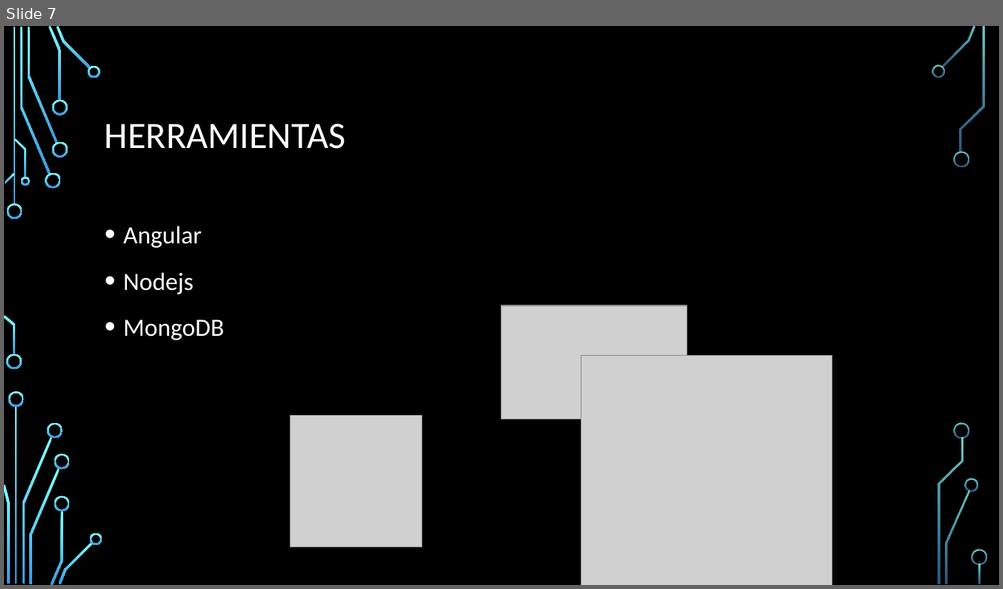
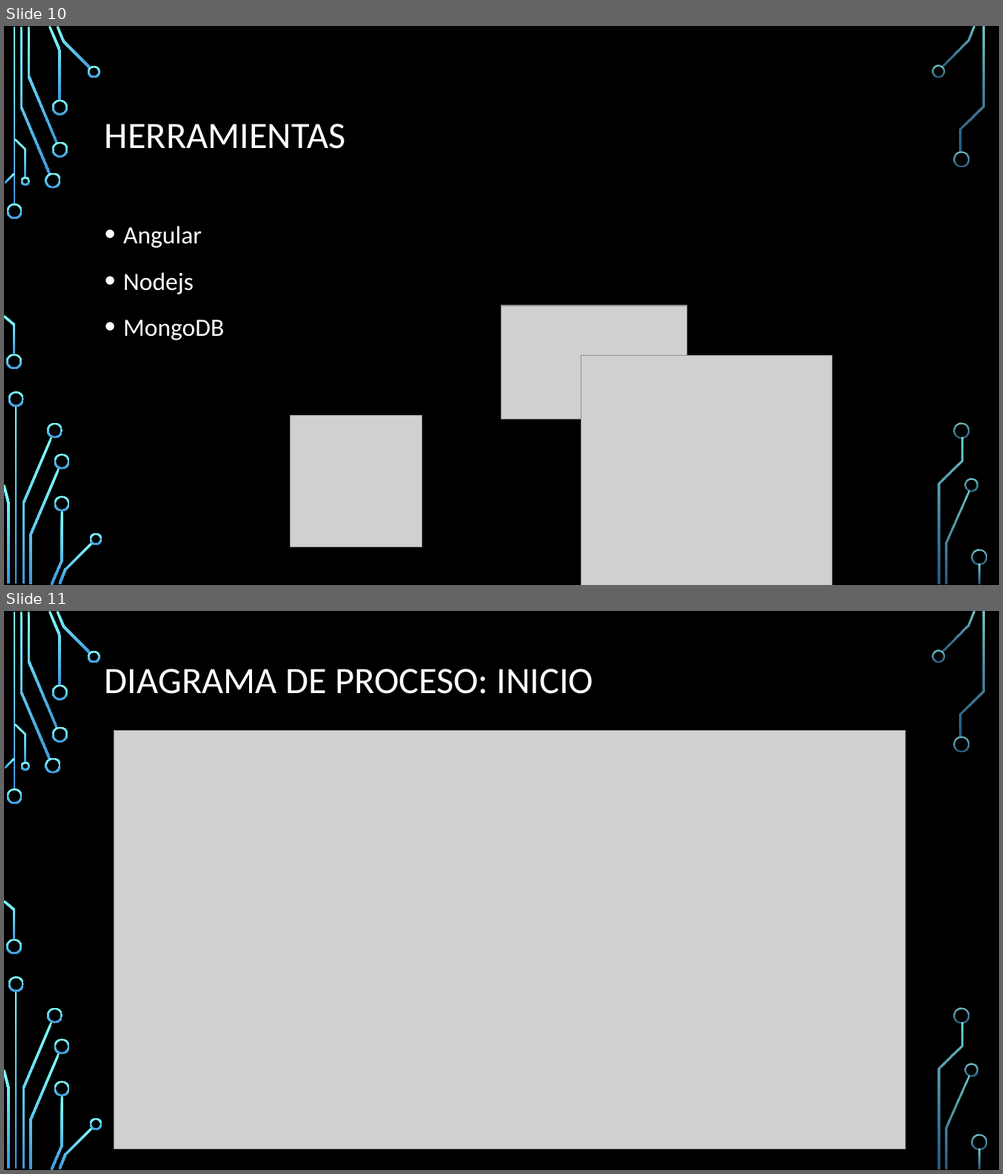
Before and after one commit to Adescafu/INFO264_Proyecto, a slide deck: presentacion.pptx. Shown one above the other, each under a label of ours: slide 7 before the commit, slides 10 and 11 after it. The pictures are 1003x589 and 1003x1174 pixels, drawn with LibreOffice and Linux fonts; fonts in the diff are those of the drawing; grey boxes stand for pictures; background and template pictures are left out. Boxes give left, top, right and bottom in pixels: in the first picture for what was removed or moved away, otherwise in the second. Text is boxed around its words. In the diff, an @@ line names an element or a change of style, - is before the commit and + after.

```diff
--- a/presentacion.pptx
+++ b/presentacion.pptx
@@ slide 11 added at <box>4,611,999,1170</box>, background picture (left out); not listed: 36 template elements that a slide beside it also shows @@
@@ title added at <box>105,669,594,694</box>, 36 pt, text #FFFFFF @@
+DIAGRAMA DE PROCESO: INICIO
@@ picture added at <box>114,730,905,1150</box> @@
@@ what was slide 7 is now slide 10 @@
```
Also in this commit, not shown: 3 slides changed, 6 other slides added, 2 slides removed.
